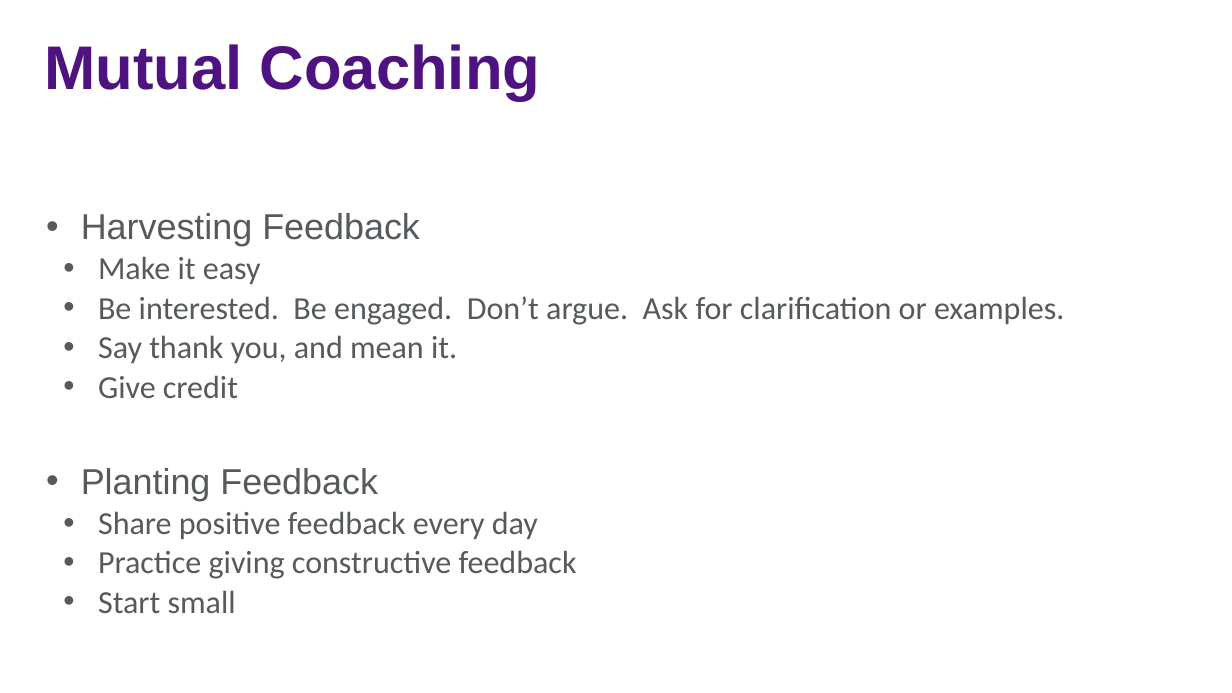
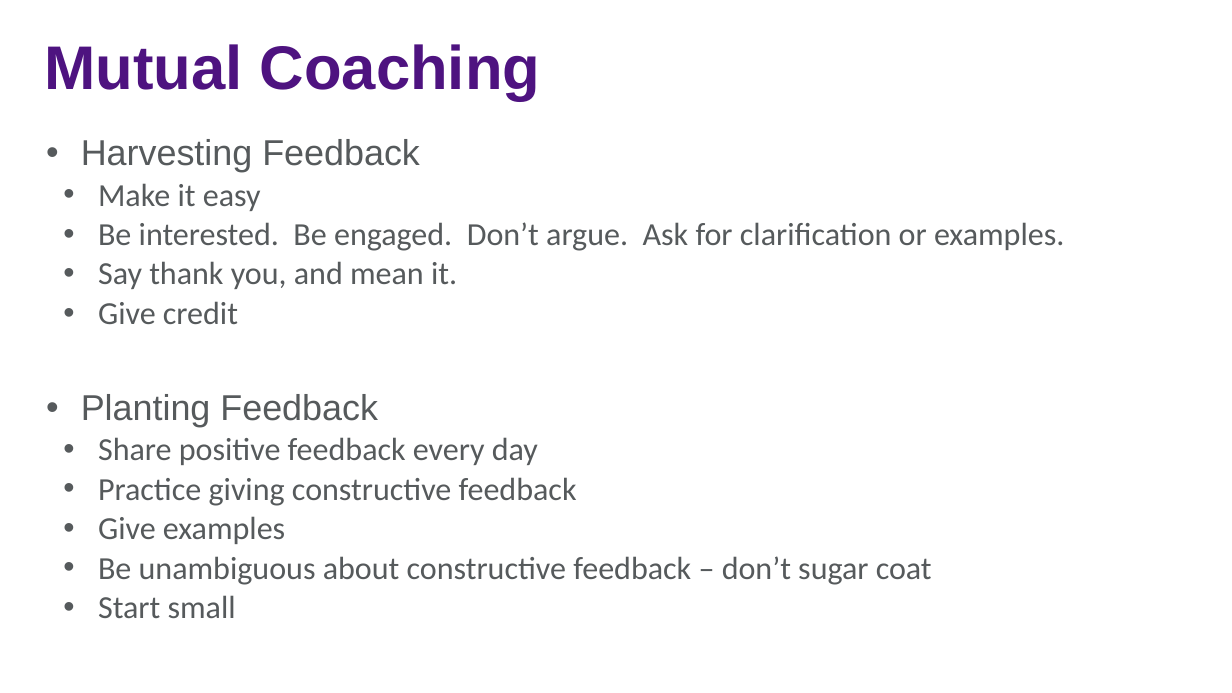
Before and after one commit to jasonjwood/presentations, a slide deck: slide 32 of InFusion2016 - Getting It Done - Jason Wood.pptx (slide 31 before the commit). Drawn at 1232x693 pixels with LibreOffice and Linux fonts; fonts in the diff are those of the drawing; background and template pictures are left out. Boxes give left, top, right and bottom in pixels: in the first picture for what was removed or moved away, otherwise in the second. Text is boxed around its words. In the diff, an @@ line names an element or a change of style, - is before the commit and + after.

```diff
--- a/InFusion2016 - Getting It Done - Jason Wood.pptx
+++ b/InFusion2016 - Getting It Done - Jason Wood.pptx
@@ text "Harvesting Feedback": place and size @@
-text "Harvesting Feedback" at [81, 213, 1064, 613]
+text "Harvesting Feedback" at [81, 139, 1064, 618]
@@ text at [98, 516, 932, 585]: paragraphs added @@
+  • Give examples
+  • Be unambiguous about constructive feedback – don’t sugar coat
```
Also in this commit, not shown: 9 other slides changed, 1 slide added.
